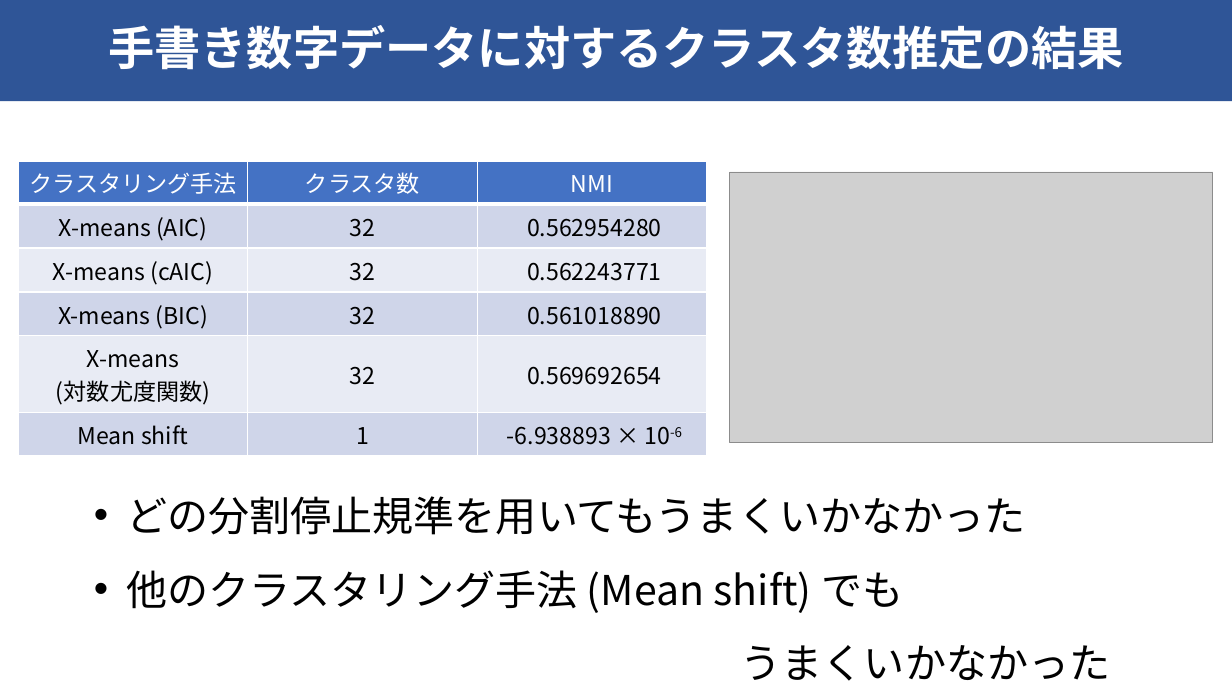
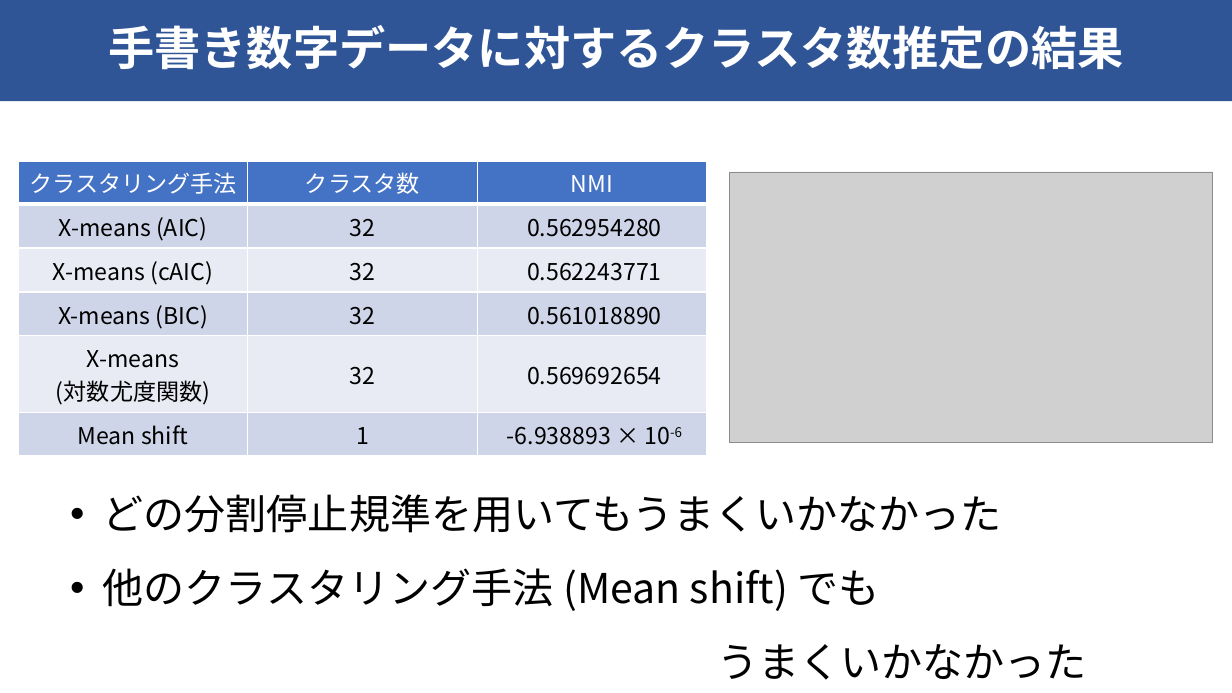
Before and after one commit to raryosu/graduation-research, a slide deck: slide 12 of docs/final-presen/final_hagihara.pptx. Drawn at 1232x693 pixels with LibreOffice and Linux fonts; fonts in the diff are those of the drawing; grey boxes stand for pictures. Boxes give left, top, right and bottom in pixels: in the first picture for what was removed or moved away, otherwise in the second. Text is boxed around its words. In the diff, an @@ line names an element or a change of style, - is before the commit and + after.

```diff
--- a/docs/final-presen/final_hagihara.pptx
+++ b/docs/final-presen/final_hagihara.pptx
@@ text "どの分割停止規準を用いてもうまくいかなかった": place and size @@
-text "どの分割停止規準を用いてもうまくいかなかった" at <box>126,496,1111,681</box>
+text "どの分割停止規準を用いてもうまくいかなかった" at <box>103,494,1087,680</box>
```
Also in this commit, not shown: 7 other slides changed.
